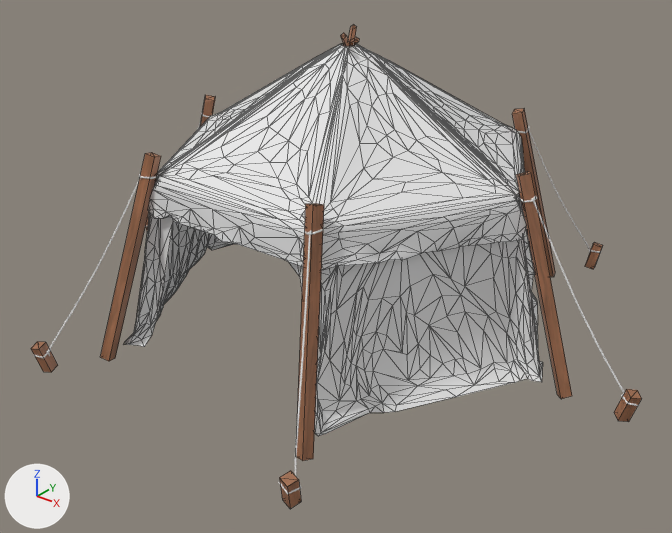
What one commit did to the FBX model Assets/_Root/Models/EvilYurt/EvilYurt.fbx.
Camera for both pictures: a camera (50 mm lens) standing at (7.26, -9.34, 6.35) and looking at (0.19, -0.49, 0.86). The lights are fixed; the arrows at lower left show +X, +Y and +Z. The picture after the commit comes second. Mesh edges are drawn as thin lines on the coarser meshes. Where no turn or scale is listed for an object, it has been applied to the vertices.

Objects in the first picture: 'YurtRoof', 'YurtRope', 'YurtSides', 'YurtSupports'.
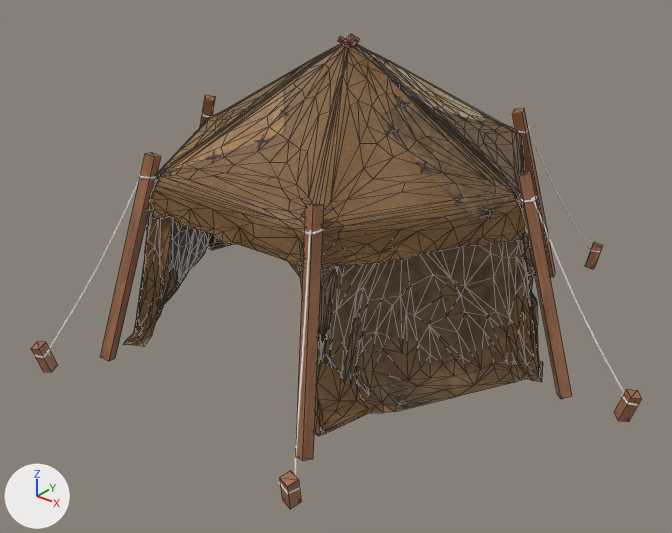
What changed in the scene script:
```text
Add img_tentwall_basecolor_png:
    img_tentwall_basecolor_png = load_image('TentWall_BaseColor.png', 'TentWall_BaseColor.png', 2048, 2048, 'sRGB')
Change mat_tentroof:
    remove mat_tentroof.base_color = (0.8, 0.8, 0.8)  # white #e7e7e7
    add mat_tentroof.texture = img_tentwall_basecolor_png
Change mat_tentwalls:
    remove mat_tentwalls.base_color = (0.8, 0.8, 0.8)  # white #e7e7e7
    add mat_tentwalls.texture = img_tentwall_basecolor_png
```

Changed parts and their boxes (x1, y1, x2, y2) in the pictures (672 x 533 px):
'YurtRoof', surface changed (white to brown)
    both: (148, 44, 526, 270)
'YurtSides', surface changed (white to brown)
    both: (124, 178, 543, 436)
